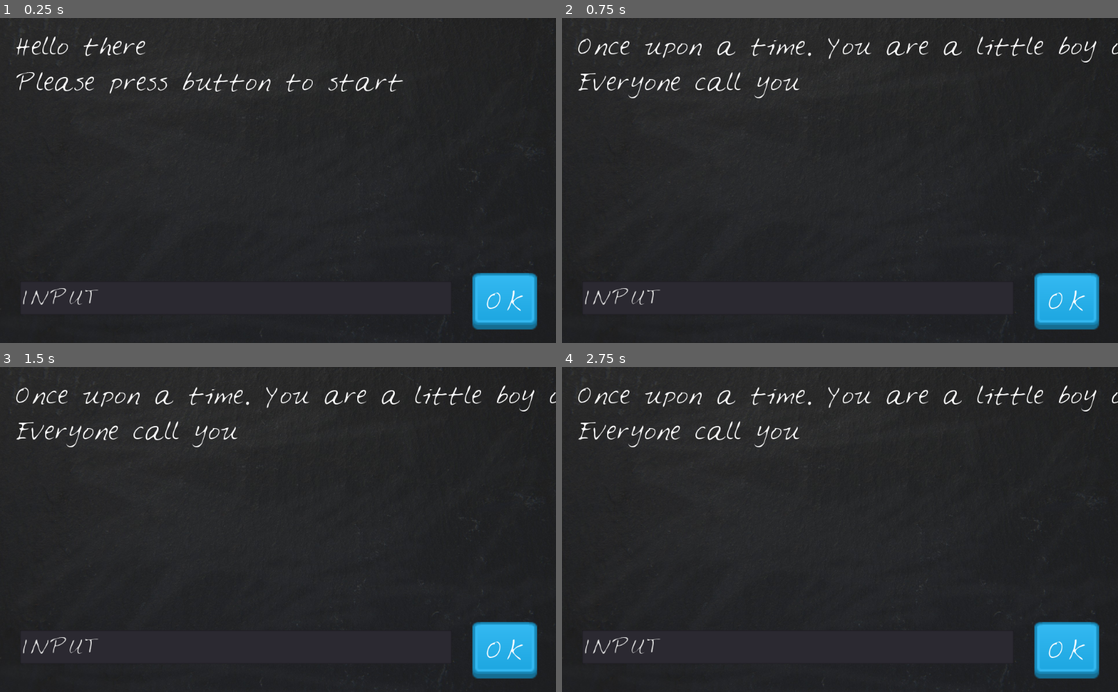
Above: before the commit, frames 1-4 (two rows, left to right).
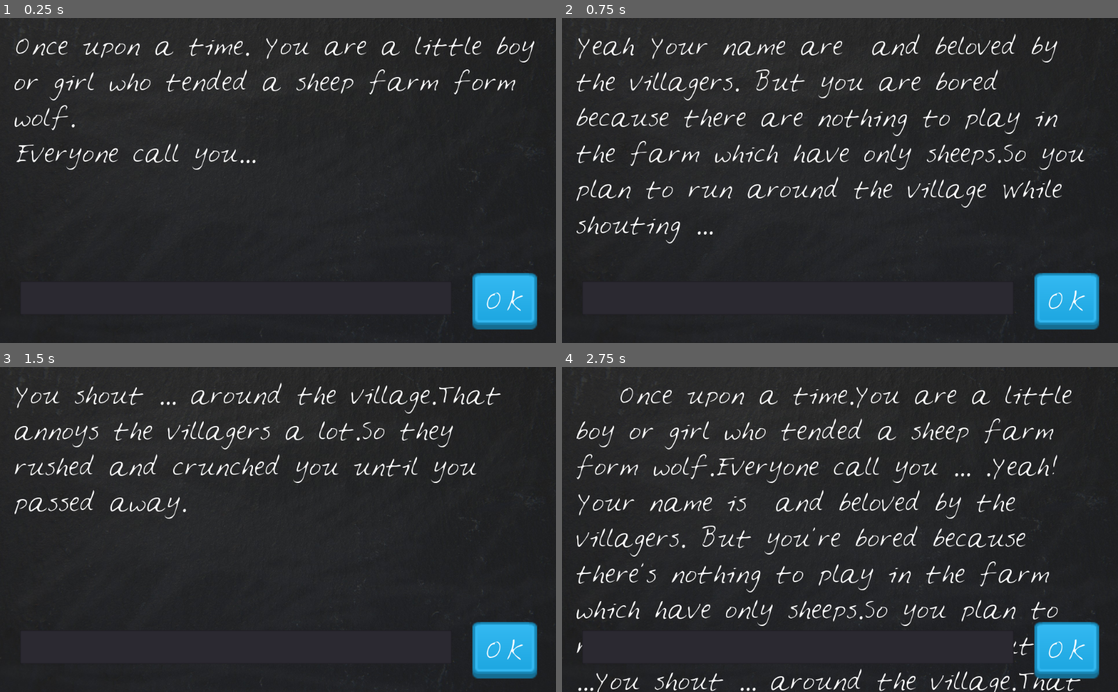
Above: after the commit, the same moments.

Repository: artitqqq/looneygame
Game: Godot game, scene res://main.tscn
The game is run twice, just before and just after one commit, with the same random seed, the same clock (stepped at 60 frames per second) and the same inputs.
Inputs:
- Up to frame 1 (0.25 s): no input
- Up to frame 2 (0.75 s): click "OK" at 0.5 s
- Up to frame 3 (1.5 s): click "OK" at 1.25 s
- Up to frame 4 (2.75 s): click "OK" at 2 s

The runs differ from the first frame. In frame 1, 3.6% of the frame differs, in the area x 2-97%, y 5-89%; in frame 2, 6.6%; in frame 3, 4.6%; in frame 4, 9.1%, in the area x 2-100%, y 5-100%.
Error before the commit: Invalid set index 'text' (on base: 'TextEdit') with value of type 'Nil'. (res://Node2D.gd:33)

Commit message:
Add a full game

Diff:
--- a/Node2D.gd
+++ b/Node2D.gd
@@ -1,35 +1,39 @@
 extends Control
 
-var story = "Hello! my name is %s\nMy last name is %s\nMy pet is %s\nI have %s baht"
+var story = "%s %s %s Once upon a time.You are a little boy or girl who tended a sheep farm form wolf.Everyone call you ... .Yeah! Your name is … and beloved by the villagers. But you're bored because there's nothing to play in the farm which have only sheeps.So you plan to run around the village While shouting ...You shout ... around the village.That annoys the villagers a lot.So they rushed and crunched you until you passed away.Game over"
 var questions = []
-var answers = ["ans1","ans2","ans3","ans4"]
-var pre1
-var pre2
-var pre3
-var pre4
+var question_number = 0
+var answers = []
 
 func _ready():
-	print(story % answers)
-	$VBoxContainer/DisplayText.text = "Hello there \nPlease press button to start"
 
-	questions.append("Once upon a time. You are a little boy or girl who tended a sheep farm form wolf.\nEveryone call you")
+	questions.append("Once upon a time. You are a little boy or girl who tended a sheep farm form wolf.\nEveryone call you...")
 	questions.append("Yeah Your name are … and beloved by the villagers. But you are bored because there are nothing to play in the farm which have only sheeps.So you plan to run around the village While shouting ...")
 	questions.append("You shout ... around the village.That annoys the villagers a lot.So they rushed and crunched you until you passed away.")
-	questions.append("Once upon a time.You are a little boy or girl who tended a sheep farm form wolf.Everyone call you …\n.Yeah! Your name is … and beloved by the villagers. But you're bored because there's nothing to play in the farm which have only sheeps.So you plan to run around the village\nWhile shouting ...\nYou shout ... around the village.That annoys the villagers a lot.So they rushed and crunched you until you passed away.\nGame over")
 
 
-	print(questions)
-	print(len(questions))
-	print(questions[0])
-	print(questions[1])
-	print(questions[2])
-	print(questions[3])
-
-func _on_PlayerInput_focus_entered():
+	$VBoxContainer/DisplayText.text = questions[0]
 	$PlayerInput.text = ""
 
 func _on_PlayerButton_pressed():
-	$VBoxContainer/DisplayText.text = questions[0]
-	$"PlayerInput".text = pre1
-	if pre1 != "ans1":
+	if question_number == 0:
+		answers.append($PlayerInput.text)
+		print(answers)
 		$VBoxContainer/DisplayText.text = questions[1]
+		$PlayerInput.text = ""
+
+
+	if question_number == 1:
+		answers.append($PlayerInput.text)
+		print(answers)
+		$VBoxContainer/DisplayText.text = questions[2]
+		$PlayerInput.text = ""
+
+
+	if question_number == 2:
+		answers.append($PlayerInput.text)
+		print(answers)
+		$VBoxContainer/DisplayText.text = story % answers
+		$PlayerInput.text = ""
+
+	question_number = question_number + 1
--- a/main.tscn
+++ b/main.tscn
@@ -41,6 +41,7 @@
 margin_right = 976.0
 margin_bottom = 63.0
 custom_fonts/font = SubResource( 1 )
+autowrap = true
 
 [node name="PlayerInput" type="TextEdit" parent="."]
 margin_left = 37.3604
